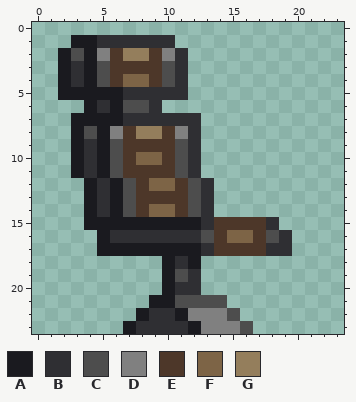
A pixel-art sprite gets an edit: objects/generalmunitions/ship/crptexp-gmcaptainschair/crptexp-gmcaptainschair.png. The picture above was drawn from the file before the commit.
The file is 24x24 pixels.
Palette (. is transparent): A #1a1a1f  B #2f2f33  C #4d4d4d  D #808080  E #4d3729  F #7d6446  G #947e5c
Pixels before, first column x 2:
 1 .AABBBBBB.........
 2 ACADEGGEDB........
 3 ABACEEEECB........
 4 ABACEFFECB........
 5 AAAAABBBBB........
 6 ..ABACCB..........
 7 .AAAABBBBBB.......
 8 .ACADEGGEDB.......
 9 .ABACEEEECB.......
10 .ABACEFFECB.......
11 .ABACEEEECB.......
12 ..ABACEFFECB......
13 ..ABACEEEECB......
14 ..ABACEFFECB......
15 ..AAAAAAAAABEEEEB.
16 ...ABBBBBBBCEFFECB
17 ...AAAAAAAABEEEEBB
18 ........ABA.......
19 ........ACB.......
20 ........ABB.......
21 .......AACCCC.....
22 ......ABBADDDC....
23 .....ABBBBADDDC...
New version:
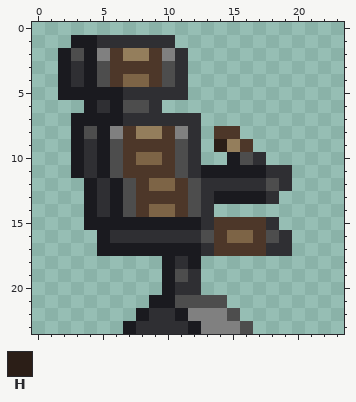
Colours new in this view: H #2b1e17
The edit:
There is now colour A in row 10 at x 15; in row 11 at x 13 to 17; in row 13 at x 14 to 17.
There is now colour B in row 10 at x 17; in row 11 at x 18 to 19; in row 12 at x 14 to 17 and 19; in row 13 at x 18.
There is now colour C in row 10 at x 16; in row 12 at x 18.
There is now colour E in row 8 at x 14 to 15; in row 9 at x 16.
There is now colour G in row 9 at x 15.
There is now colour H in row 9 at x 14.
Pixel boxes of the changes (left, top, right, bottom) in both pictures:
added: (201, 126, 292, 204)
